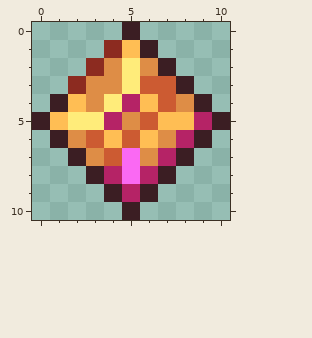
One commit to this pixel-art sprite: Assets/GUI/StaminaFancy.png. The picture above is the old version.
The file is 22x22 pixels, drawn in blocks of 2x2; one block is one cell here.
New version:
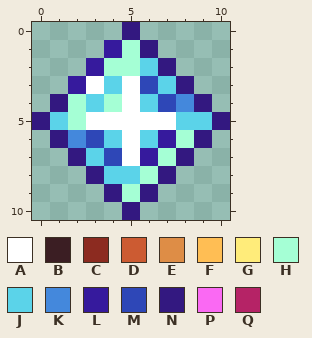
Palette (. is transparent): A #ffffff  B #3b1e23  C #8c2b20  D #cc5b32  E #de8d46  F #ffbe54  G #ffec7a  H #a5ffd5  J #5bd3e9  K #4488dc  L #361a9d  M #2e47b7  N #331880  P #fa69f3  Q #b52366
Edits made:
Changed rows in their new state; - is an unchanged pixel.
first column x 0:
 0 -----N-----
 1 ----LHN----
 2 ---LHHJN---
 3 --LAJAMJN--
 4 -NHJHAJMKN-
 5 NJHAAAAAJJN
 6 -NKMJAJLHN-
 7 --NJMALHN--
 8 ---NJJHN---
 9 ----NHN----
10 -----N-----
Changed places in both pictures, as pixel boxes (x1, y1, x2, y2):
changed: (32, 22, 230, 220)
